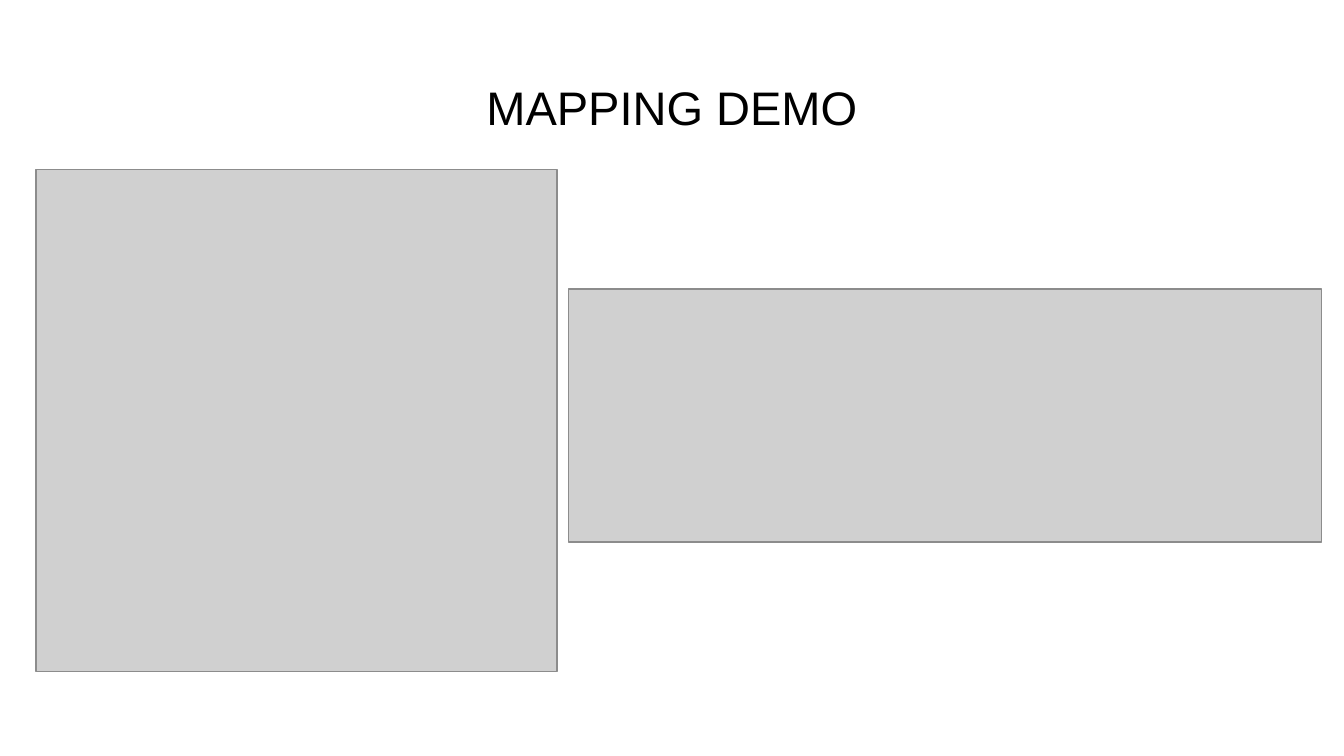
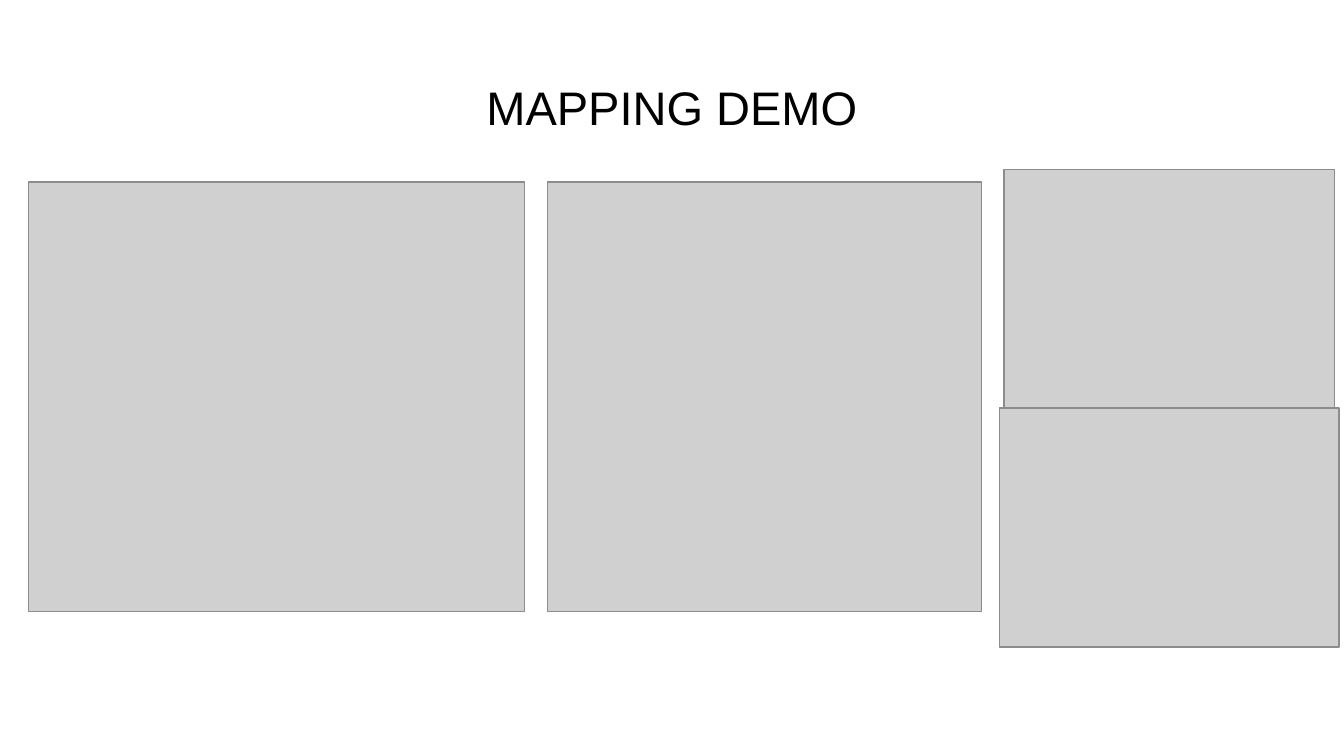
Before and after one commit to yshaheen1/Midterm-Streamlit-, a slide deck: slide 10 of Streamlit.pptx (slide 9 before the commit). Drawn at 1344x756 pixels with LibreOffice and Linux fonts; fonts in the diff are those of the drawing; grey boxes stand for pictures. Boxes give left, top, right and bottom in pixels: in the first picture for what was removed or moved away, otherwise in the second. Text is boxed around its words. In the diff, an @@ line names an element or a change of style, - is before the commit and + after.

```diff
--- a/Streamlit.pptx
+++ b/Streamlit.pptx
@@ picture added at <box>1004,169,1335,409</box> @@
@@ picture: place and size @@
-picture at <box>36,169,558,672</box>
+picture at <box>28,183,526,612</box>
@@ picture added at <box>547,183,981,612</box> @@
@@ picture removed at <box>569,289,1321,542</box> @@
@@ picture added at <box>1000,409,1340,648</box> @@
```
Also in this commit, not shown: 2 other slides changed, 2 slides added, 1 slide removed.
